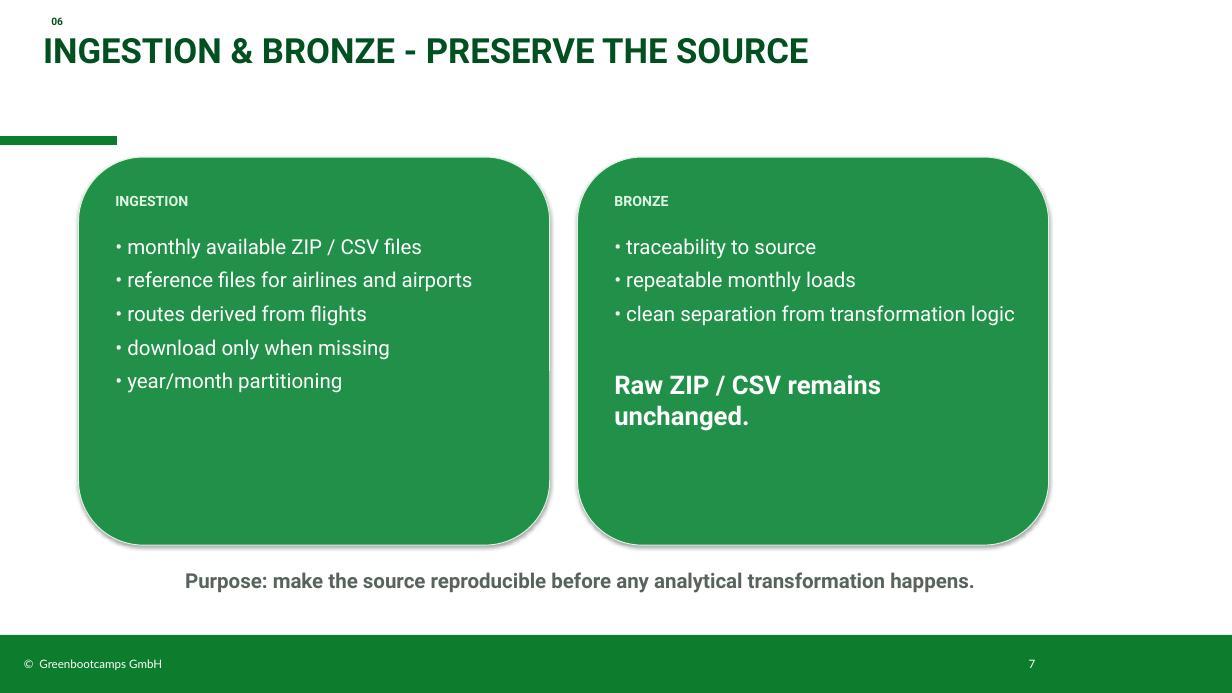
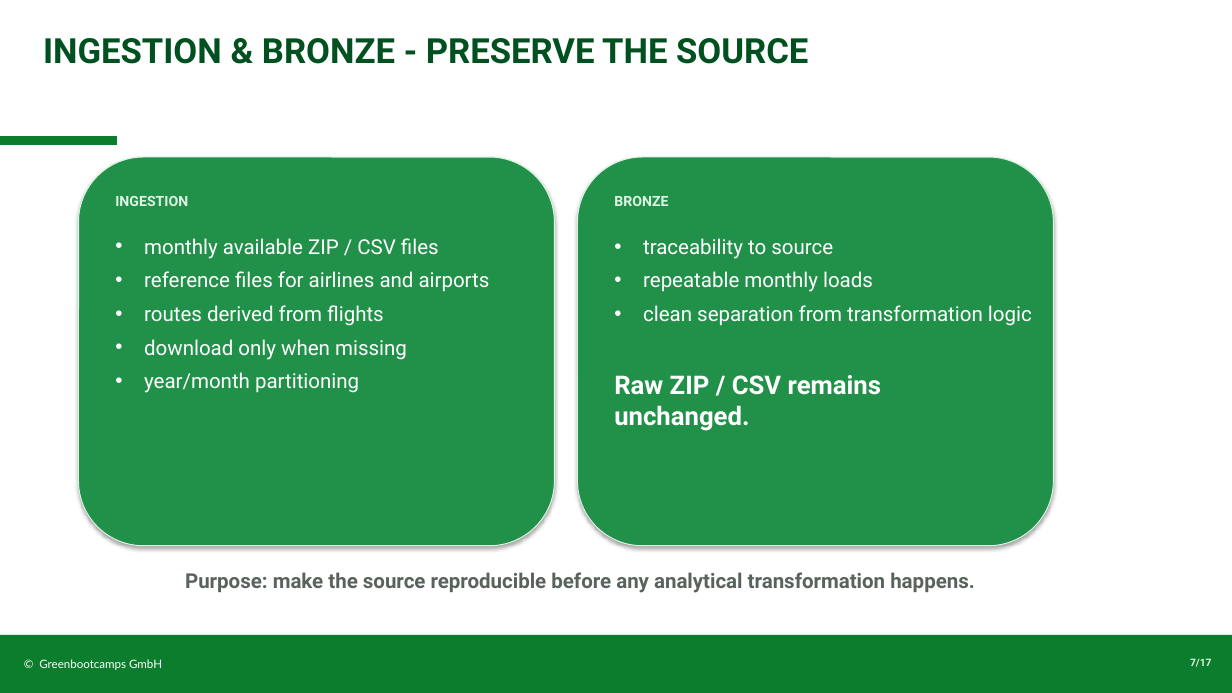
Before and after one commit to Peter-SQL/airline-operations-pipeline, a slide deck: slide 7 of docs/Airline_Reliability_PB.pptx. Drawn at 1232x693 pixels with LibreOffice and Linux fonts; fonts in the diff are those of the drawing; background and template pictures are left out. Boxes give left, top, right and bottom in pixels: in the first picture for what was removed or moved away, otherwise in the second. Text is boxed around its words. In the diff, an @@ line names an element or a change of style, - is before the commit and + after.

```diff
--- a/docs/Airline_Reliability_PB.pptx
+++ b/docs/Airline_Reliability_PB.pptx
@@ text removed at <box>51,17,63,25</box> @@
-06
@@ rounded rectangle: place and size @@
-rounded rectangle at <box>79,157,550,545</box>
+rounded rectangle at <box>79,157,555,546</box>
@@ rounded rectangle: place and size @@
-rounded rectangle at <box>578,157,1049,545</box>
+rounded rectangle at <box>578,157,1054,546</box>
@@ text at <box>144,238,490,393</box>: text changed @@
-• monthly available ZIP / CSV files
-• reference files for airlines and airports
-• routes derived from flights
-• download only when missing
-• year/month partitioning
+• monthly available ZIP / CSV files
+• reference files for airlines and airports
+• routes derived from flights
+• download only when missing
+• year/month partitioning
@@ text at <box>643,238,1032,326</box>: text changed @@
-• traceability to source
-• repeatable monthly loads
-• clean separation from transformation logic
+• traceability to source
+• repeatable monthly loads
+• clean separation from transformation logic
@@ text at <box>39,659,162,670</box>: text changed @@
-© Greenbootcamps GmbH 7
+© Greenbootcamps GmbH
@@ page number added at <box>1190,658,1212,667</box>, 8 pt, text #DFF5E4, bold @@
+7/17
```
Also in this commit, not shown: 11 other slides changed, 5 slides added, 1 slide removed, 3 other files.
